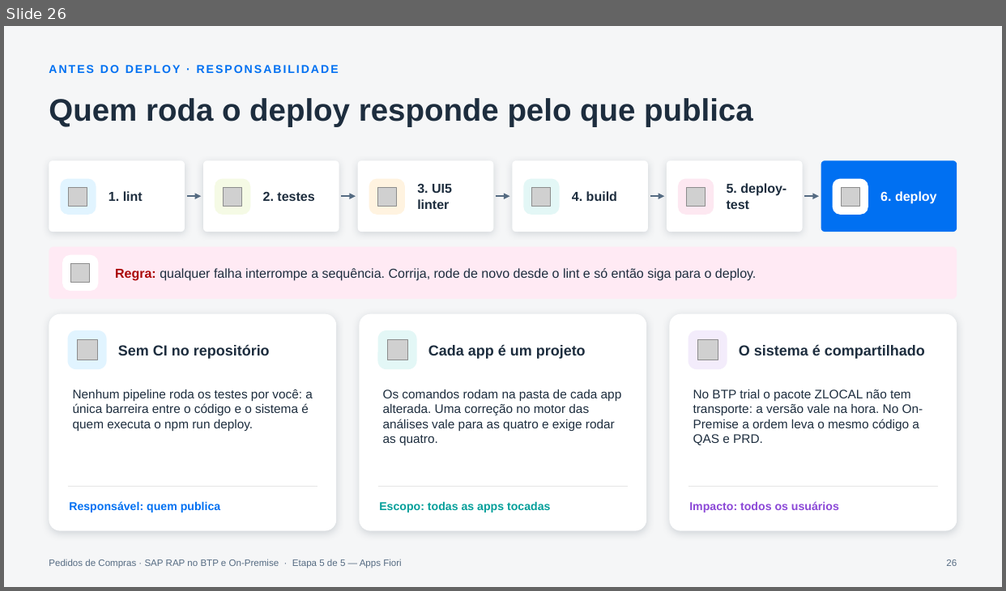
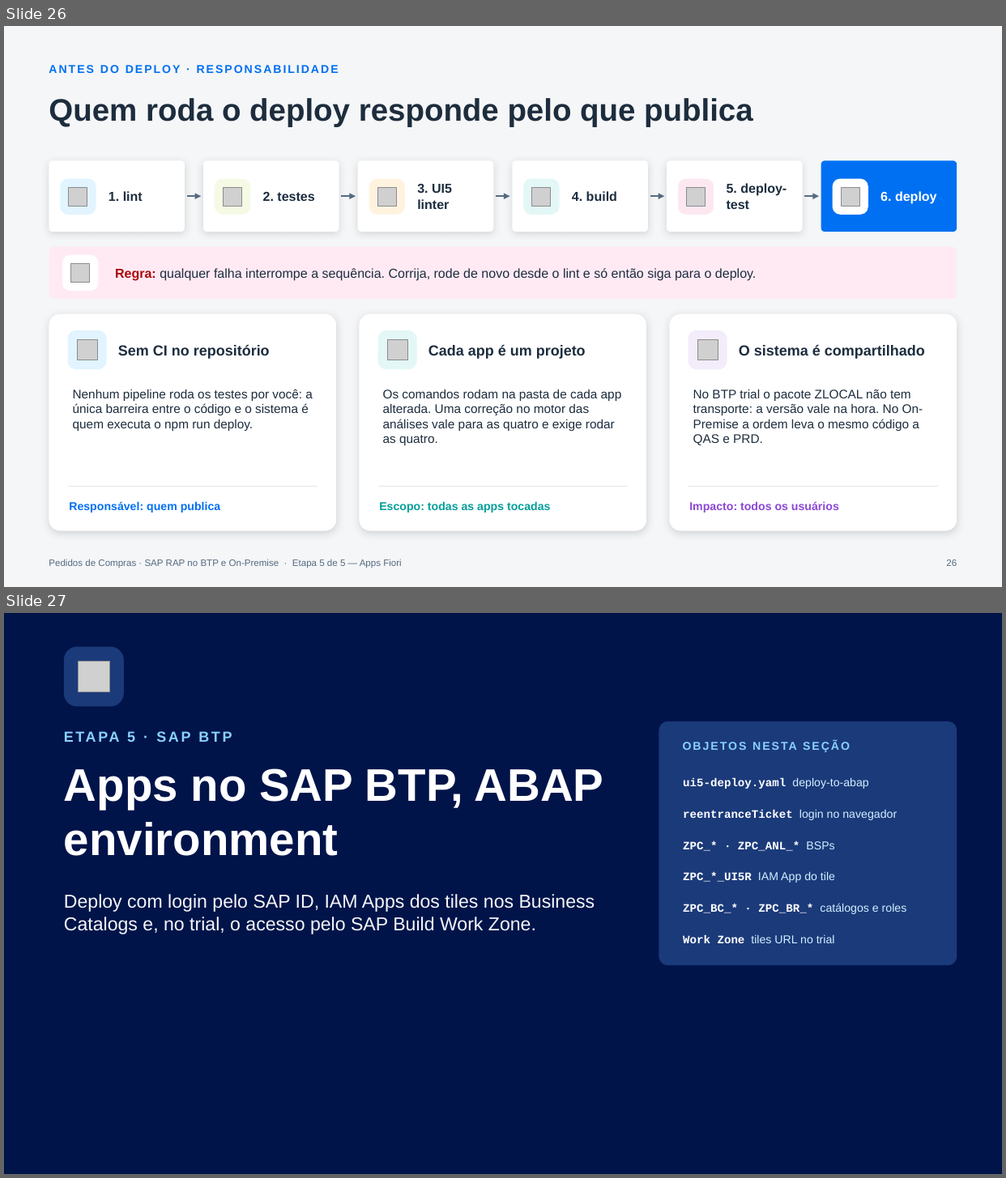
Before and after one commit to AdrianoBispo/sap-abap-rap-pedidos-de-compras-app, a slide deck: docs/apresentacoes/05-apps-fiori.pptx. Shown one above the other, each under a label of ours: slide 26 before the commit, slides 26 and 27 after it. The pictures are 1006x591 and 1006x1178 pixels, drawn with LibreOffice and Linux fonts; fonts in the diff are those of the drawing; grey boxes stand for pictures. Boxes give left, top, right and bottom in pixels: in the first picture for what was removed or moved away, otherwise in the second. Text is boxed around its words. In the diff, an @@ line names an element or a change of style, - is before the commit and + after.

```diff
--- a/docs/apresentacoes/05-apps-fiori.pptx
+++ b/docs/apresentacoes/05-apps-fiori.pptx
@@ slide 27 added at (4, 613, 1002, 1174), background #00144A @@
@@ rounded rectangle added at (64, 647, 124, 707), fill #1B3A7A @@
@@ picture added at (78, 661, 109, 692) @@
@@ text added at (127, 731, 135, 742), 14 pt, text #89D1FF, bold @@
+ETAPA 5 · SAP BTP
@@ rounded rectangle added at (659, 722, 957, 965), fill #1B3A7A @@
@@ text added at (681, 735, 935, 756), 11 pt, text #89D1FF, bold @@
+OBJETOS NESTA SEÇÃO
@@ title added at (64, 769, 604, 856), 44 pt, text #FFFFFF, bold @@
+Apps no SAP BTP, ABAP environment
@@ text added at (683, 778, 868, 789), 11 pt, text #FFFFFF, bold @@
+ui5-deploy.yaml deploy-to-abap
@@ text added at (683, 810, 897, 820), 11 pt, text #FFFFFF, bold @@
+reentranceTicket login no navegador
@@ text added at (683, 841, 834, 851), 11 pt, text #FFFFFF, bold @@
+ZPC_* · ZPC_ANL_* BSPs
@@ text added at (683, 872, 835, 883), 11 pt, text #D1EFFF @@
+ZPC_*_UI5R IAM App do tile
@@ text added at (64, 894, 595, 935), 18 pt, text #F5F6F7 @@
+Deploy com login pelo SAP ID, IAM Apps dos tiles nos Business Catalogs e, no trial, o acesso pelo SAP Build Work Zone.
@@ text added at (683, 903, 907, 914), 11 pt, text #FFFFFF, bold @@
+ZPC_BC_* · ZPC_BR_* catálogos e roles
@@ text added at (683, 935, 835, 943), 11 pt, text #D1EFFF @@
+Work Zone tiles URL no trial
```
Also in this commit, not shown: 3 other slides added.
